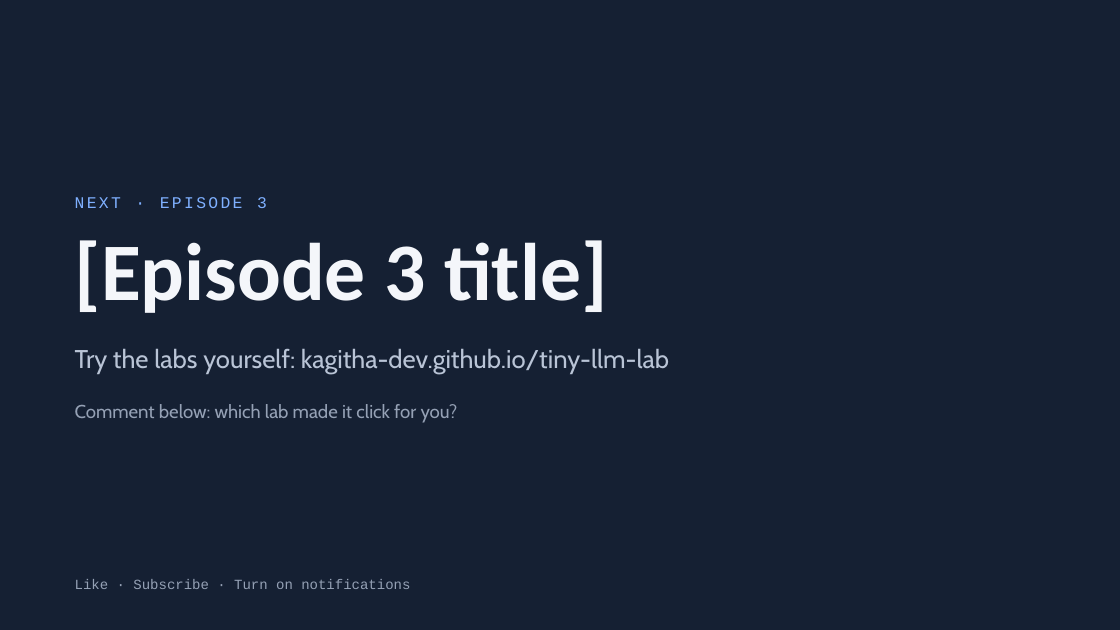
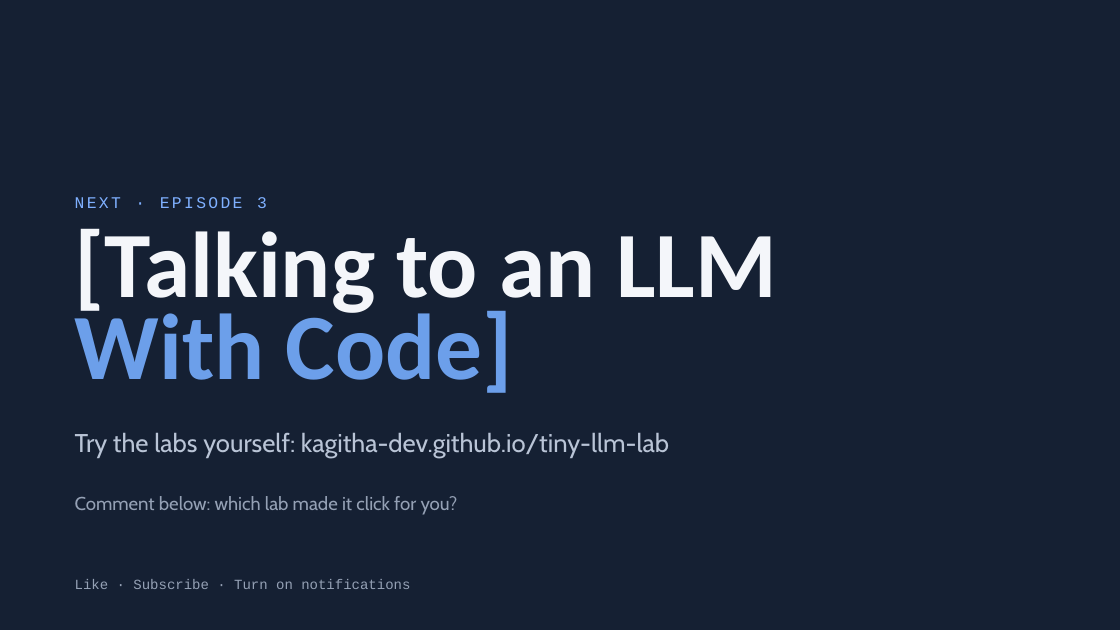
Before and after one commit to kagitha-dev/zero-to-ai-agent, a slide deck: slide 25 of episodes/ep02-how-an-llm-thinks/slides/ep02-how-an-llm-thinks.pptx (slide 23 before the commit). Drawn at 1120x630 pixels with LibreOffice and Linux fonts; fonts in the diff are those of the drawing. Boxes give left, top, right and bottom in pixels: in the first picture for what was removed or moved away, otherwise in the second. Text is boxed around its words. In the diff, an @@ line names an element or a change of style, - is before the commit and + after.

```diff
--- a/episodes/ep02-how-an-llm-thinks/slides/ep02-how-an-llm-thinks.pptx
+++ b/episodes/ep02-how-an-llm-thinks/slides/ep02-how-an-llm-thinks.pptx
@@ title at <box>75,228,778,393</box>: text changed; size 70 to 80.1 pt @@
-[Episode 3 title]
+[Talking to an LLM
+With Code]
@@ text "Try the labs yourself: kagitha-dev.github.io/tiny-llm-lab": place and size @@
-text "Try the labs yourself: kagitha-dev.github.io/tiny-llm-lab" at <box>75,349,669,373</box>
+text "Try the labs yourself: kagitha-dev.github.io/tiny-llm-lab" at <box>75,433,669,457</box>
@@ text "Comment below: which lab made ...": place and size @@
-text "Comment below: which lab made ..." at <box>75,404,458,423</box>
+text "Comment below: which lab made ..." at <box>75,496,458,515</box>
```
Also in this commit, not shown: 1 other slide changed, 2 slides added.
